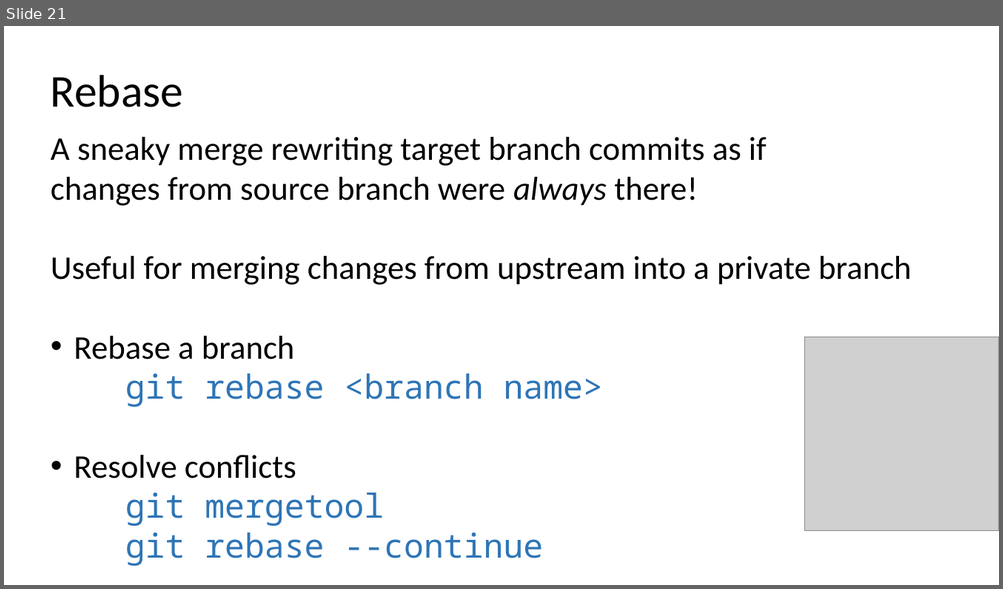
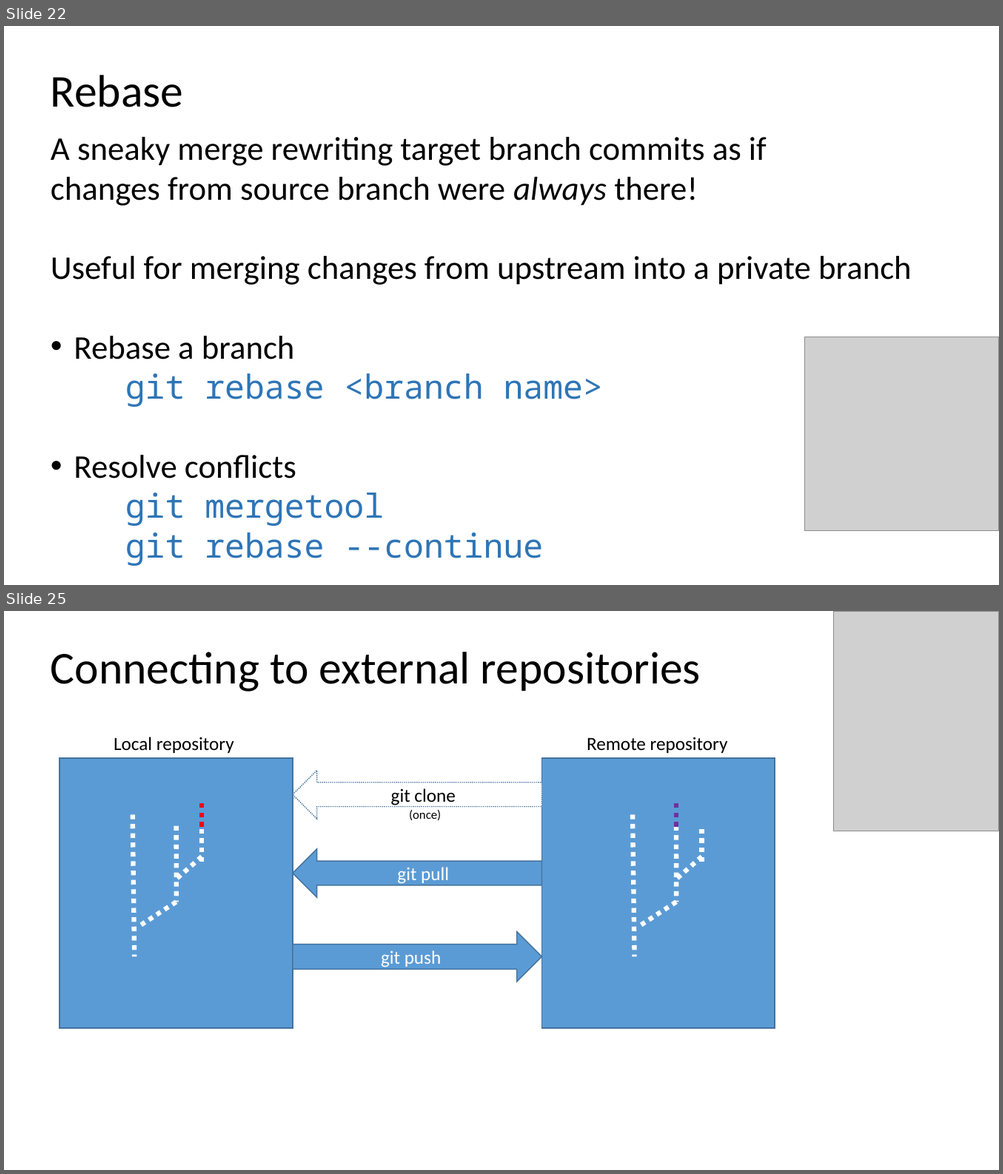
Before and after one commit to ogvolkov/git-101, a slide deck: git101.pptx. Shown one above the other, each under a label of ours: slide 21 before the commit, slides 22 and 25 after it; the slides between them are not shown. The pictures are 1003x589 and 1003x1174 pixels, drawn with LibreOffice and Linux fonts; fonts in the diff are those of the drawing; grey boxes stand for pictures. Boxes give left, top, right and bottom in pixels: in the first picture for what was removed or moved away, otherwise in the second. Text is boxed around its words. In the diff, an @@ line names an element or a change of style, - is before the commit and + after.

Commit message:
More about remotes and additional commit stuff

```diff
--- a/git101.pptx
+++ b/git101.pptx
@@ slide 25 added at box(4, 611, 999, 1170), background #FFFFFF @@
@@ picture added at box(834, 611, 999, 832) @@
@@ text added at box(51, 652, 700, 692), 44 pt, text #000000 @@
+Connecting to external repositories
@@ text added at box(114, 737, 234, 753), 18 pt, text #000000 @@
+Local repository
@@ text added at box(586, 737, 728, 753), 18 pt, text #000000 @@
+Remote repository
@@ rectangle added at box(60, 758, 293, 1028), fill #5B9BD5, outline #43739E 1 pt @@
@@ rectangle added at box(542, 758, 775, 1028), fill #5B9BD5, outline #43739E 1 pt @@
@@ left arrow added at box(293, 771, 542, 819), fill #FFFFFF, outline #43739E 1 pt dashed, 18 pt, text #000000 @@
+git clone
@@ line added from (202, 803) to (202, 829), #FF0000 4.5 pt dashed @@
@@ text added at box(409, 810, 441, 820), 12 pt, text #000000 @@
+(once)
@@ line added from (676, 803) to (676, 829), #7030A0 4.5 pt dashed @@
@@ line added from (132, 815) to (134, 957), #FFFFFF 4.5 pt dashed @@
@@ line added from (176, 826) to (176, 902), #FFFFFF 4.5 pt dashed @@
@@ line added from (202, 829) to (202, 864), #FFFFFF 4.5 pt dashed @@
@@ line added from (626, 826) to (626, 823), #5B9BD5 0.5 pt @@
@@ line added from (632, 815) to (634, 957), #FFFFFF 4.5 pt dashed @@
@@ line added from (676, 826) to (676, 902), #FFFFFF 4.5 pt dashed @@
@@ line added from (702, 829) to (702, 864), #FFFFFF 4.5 pt dashed @@
@@ left arrow added at box(293, 849, 542, 897), fill #5B9BD5, outline #43739E 1 pt, 18 pt, text #FFFFFF @@
+git pull
@@ line added from (202, 857) to (176, 880), #FFFFFF 4.5 pt dashed @@
@@ line added from (702, 857) to (676, 880), #FFFFFF 4.5 pt dashed @@
@@ line added from (176, 902) to (142, 925), #FFFFFF 4.5 pt dashed @@
@@ line added from (676, 902) to (641, 925), #FFFFFF 4.5 pt dashed @@
@@ right arrow added at box(293, 932, 542, 982), fill #5B9BD5, outline #43739E 1 pt, 18 pt, text #FFFFFF @@
+git push
@@ what was slide 21 is now slide 22 @@
```
Also in this commit, not shown: 2 slides changed, 7 other slides added.
